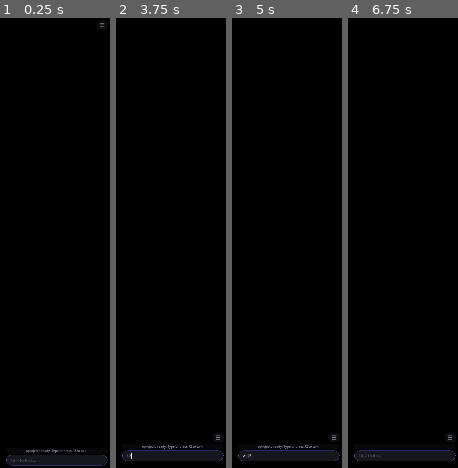
Above: before the commit, frames 1-4 (left to right).
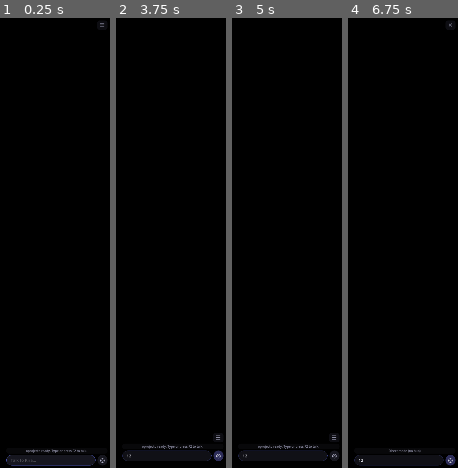
Above: after the commit, the same moments.

Repository: zabyxc01/oprojecto
Game: Godot game, scene res://scenes/main.tscn
Same seed, same stepped clock (60 frames per second), same inputs: the game is played once before the commit and once after it.
Inputs (mouse positions are in pixels of both pictures, inside the frame that each line leads up to):
- Up to frame 1 (0.25 s): no input
- Up to frame 2 (3.75 s): click (173, 459) at 0.52 s; type "12" at 0.6 s; click "☰" at 1.25 s; click "☰" at 2 s; click "✕" at 2.75 s; click (218, 454) at 3.5 s, where only the run after the commit has a clickable "◎"
- Up to frame 3 (5 s): tap F at 4.25 s; move the mouse to (outside the picture) at 4.27 s; hold Up from 4.28 s (still down); tap V at 4.35 s; click (outside the picture) at 4.42 s
- Up to frame 4 (6.75 s): release Up at 5 s; tap F at 5 s; drag from (outside the picture) to (outside the picture) at 5.02 s; tap Enter at 5.75 s; move the mouse to (outside the picture) at 5.77 s; hold Up 5.78-6.5 s; tap V at 5.85 s; click (outside the picture) at 5.92 s; click (450, 459) at 6.5 s, where only the run after the commit has a clickable "◎"

The runs differ from the first frame. In frame 1, 0.2% of the frame differs, in the area x 81-99%, y 97-100%; in frame 2, 0.4%; in frame 3, 0.4%; in frame 4, 1.0%, in the area x 5-99%, y 1-100%.

Commit message:
feat: center stage button, zoom/pan controls, stage direction display
- Center button (◎) next to input toggles avatar to center screen
- Scroll wheel zoom in/out when centered
- Arrow keys move avatar up/down when centered
- ESC exits closeup before quitting
- Stage directions shown as dim italic header in Kira's bubbles
- Chat history persists across restarts

Co-Authored-By: Claude Opus 4.6 (1M context) <noreply@anthropic.com>

Diff:
--- a/scripts/avatar/awareness.gd
+++ b/scripts/avatar/awareness.gd
@@ -7,7 +7,6 @@
 
 var current_state: State = State.IDLE
 var mouse_position := Vector2(0.5, 0.5)
-var _last_mouse_pos := Vector2.ZERO
 
 # Idle position (right side of screen)
 const IDLE_POS := Vector3(1.2, -0.4, 0.0)
@@ -18,19 +17,36 @@
 var _target_pos := IDLE_POS
 var _move_speed := 3.0
 
+# Camera zoom/position (only active in CLOSEUP)
+var _camera_ref: Camera3D = null
+var _base_camera_size := 2.24
+var _zoom_level := 1.0  # 1.0 = default, smaller = zoomed in
+var _y_offset := 0.0    # vertical offset from center pos
+
 func _process(_dt: float) -> void:
 	var mpos = get_viewport().get_mouse_position()
 	var vsize = get_viewport().get_visible_rect().size
 	if vsize.x > 0 and vsize.y > 0:
 		mouse_position = mpos / vsize
 
-func update(model: Node3D, delta: float, _camera: Camera3D) -> void:
+func update(model: Node3D, delta: float, camera: Camera3D) -> void:
 	if not model:
 		return
+	_camera_ref = camera
+
+	# Apply Y offset in closeup mode
+	var target = _target_pos
+	if current_state == State.CLOSEUP:
+		target = Vector3(CENTER_POS.x, CENTER_POS.y + _y_offset, CENTER_POS.z)
 
 	# Smooth position lerp
-	model.position = model.position.lerp(_target_pos, delta * _move_speed)
+	model.position = model.position.lerp(target, delta * _move_speed)
 	model.rotation.y = 0.0
+
+	# Smooth zoom
+	if camera:
+		var target_size = _base_camera_size * _zoom_level
+		camera.size = lerp(camera.size, target_size, delta * _move_speed)
 
 	# Head tracking in both states
 	_update_head_tracking(model)
@@ -42,14 +58,28 @@
 	else:
 		current_state = State.IDLE
 		_target_pos = IDLE_POS
+		# Reset zoom and offset when leaving closeup
+		_zoom_level = 1.0
+		_y_offset = 0.0
 	state_changed.emit(current_state)
 	print("[awareness] → ", State.keys()[current_state])
 
 func toggle_closeup() -> void:
 	set_closeup(current_state != State.CLOSEUP)
 
+func zoom_in() -> void:
+	_zoom_level = maxf(_zoom_level - 0.15, 0.3)
+
+func zoom_out() -> void:
+	_zoom_level = minf(_zoom_level + 0.15, 3.0)
+
+func move_up() -> void:
+	_y_offset += 0.1
+
+func move_down() -> void:
+	_y_offset -= 0.1
+
 func set_talking(talking: bool) -> void:
-	# Could add subtle reaction later
 	pass
 
 func _update_head_tracking(model: Node3D) -> void:
--- a/scripts/main.gd
+++ b/scripts/main.gd
@@ -168,6 +168,29 @@
 	text_input.mouse_filter = Control.MOUSE_FILTER_STOP
 	text_input.focus_mode = Control.FOCUS_ALL
 
+	# Center/focus button
+	var center_btn = Button.new()
+	center_btn.text = "◎"
+	center_btn.add_theme_font_size_override("font_size", 18)
+	var cbtn_style = StyleBoxFlat.new()
+	cbtn_style.bg_color = Color(0.15, 0.15, 0.2, 0.6)
+	cbtn_style.corner_radius_top_left = 18
+	cbtn_style.corner_radius_top_right = 18
+	cbtn_style.corner_radius_bottom_left = 18
+	cbtn_style.corner_radius_bottom_right = 18
+	cbtn_style.content_margin_left = 8
+	cbtn_style.content_margin_right = 8
+	center_btn.add_theme_stylebox_override("normal", cbtn_style)
+	var cbtn_hover = cbtn_style.duplicate()
+	cbtn_hover.bg_color = Color(0.25, 0.25, 0.5, 0.7)
+	center_btn.add_theme_stylebox_override("hover", cbtn_hover)
+	center_btn.add_theme_stylebox_override("pressed", cbtn_hover)
+	center_btn.add_theme_stylebox_override("focus", StyleBoxEmpty.new())
+	center_btn.add_theme_color_override("font_color", Color(0.8, 0.8, 0.9))
+	center_btn.mouse_filter = Control.MOUSE_FILTER_STOP
+	center_btn.pressed.connect(func(): awareness.toggle_closeup())
+	input_bar.add_child(center_btn)
+
 	chat_panel.mouse_filter = Control.MOUSE_FILTER_PASS
 	vbox.mouse_filter = Control.MOUSE_FILTER_PASS
 	_chat_scroll.mouse_filter = Control.MOUSE_FILTER_PASS
@@ -351,14 +374,24 @@
 			KEY_F5:
 				chat_panel.visible = !chat_panel.visible
 			KEY_ESCAPE:
-				get_tree().quit()
-
-	# Click on avatar → toggle closeup
-	if event is InputEventMouseButton and event.pressed and event.button_index == MOUSE_BUTTON_LEFT:
-		if current_model and _raycast_hit_model(event.position):
-			awareness.toggle_closeup()
-			# Update passthrough when she moves center
-			call_deferred("_refresh_passthrough")
+				if awareness and awareness.current_state == awareness.State.CLOSEUP:
+					awareness.set_closeup(false)
+				else:
+					get_tree().quit()
+			KEY_UP:
+				if awareness and awareness.current_state == awareness.State.CLOSEUP:
+					awareness.move_up()
+			KEY_DOWN:
+				if awareness and awareness.current_state == awareness.State.CLOSEUP:
+					awareness.move_down()
+
+	# Scroll wheel zoom in closeup mode
+	if event is InputEventMouseButton and event.pressed:
+		if awareness and awareness.current_state == awareness.State.CLOSEUP:
+			if event.button_index == MOUSE_BUTTON_WHEEL_UP:
+				awareness.zoom_in()
+			elif event.button_index == MOUSE_BUTTON_WHEEL_DOWN:
+				awareness.zoom_out()
 
 func _raycast_hit_model(screen_pos: Vector2) -> bool:
 	var from = camera.project_ray_origin(screen_pos)
